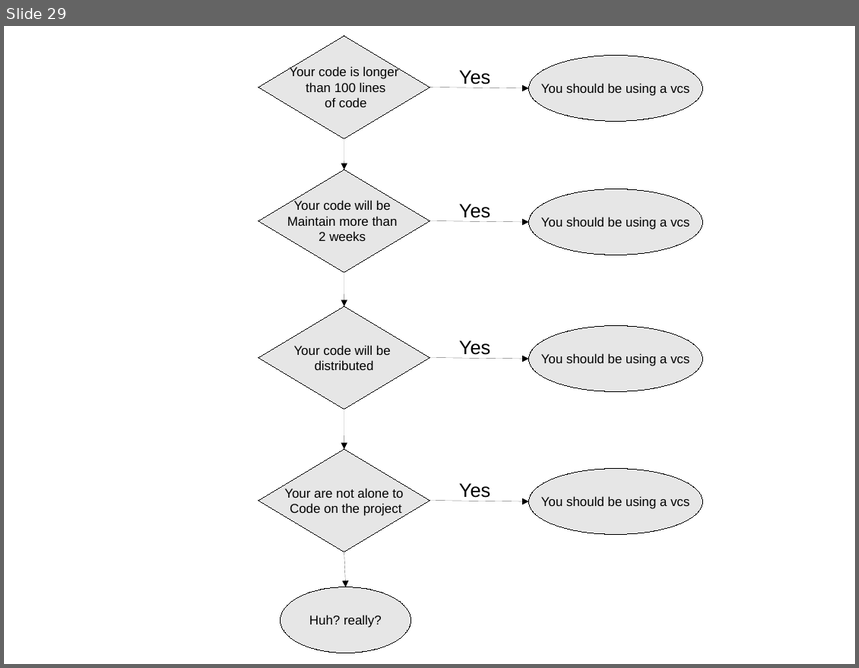
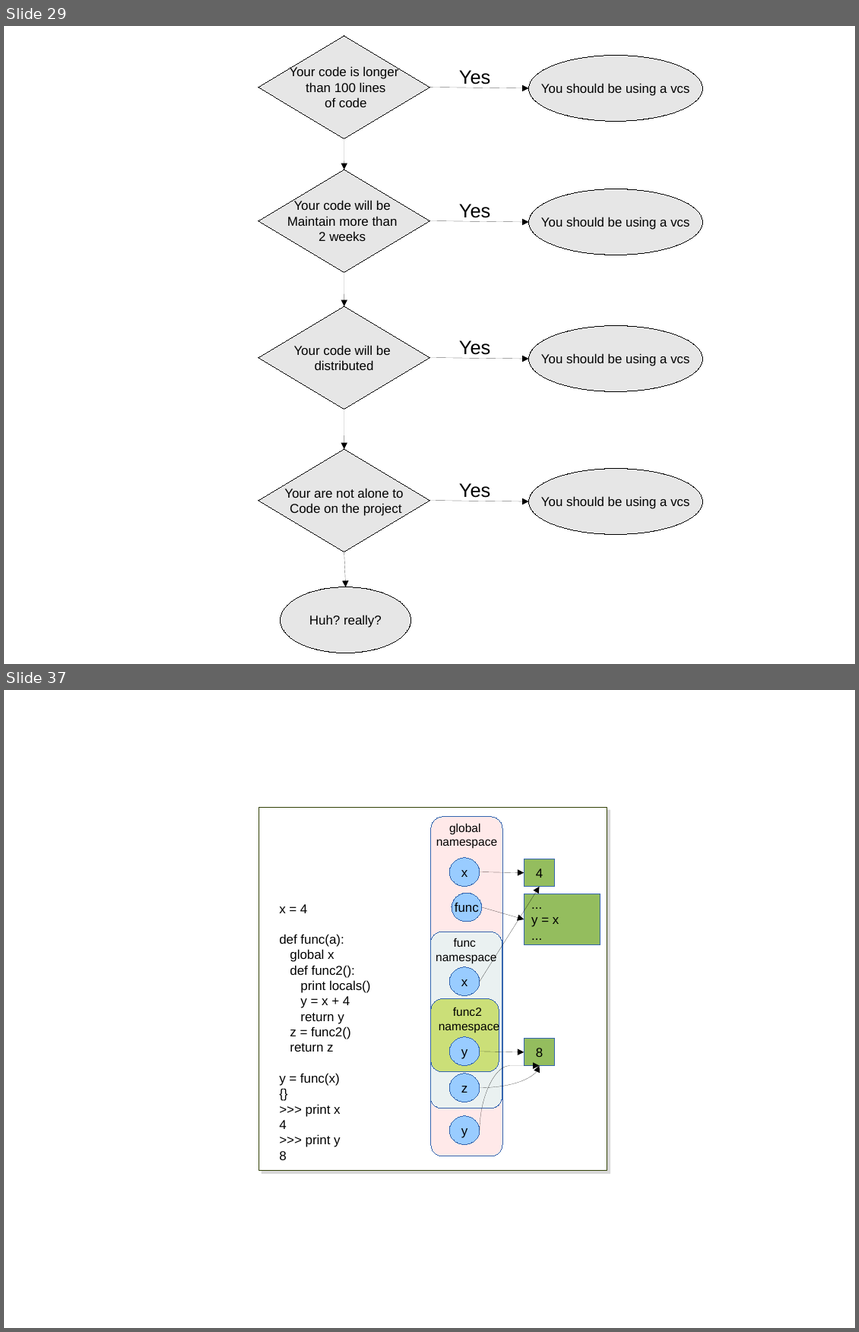
Before and after one commit to C3BI-pasteur-fr/python-course-1, a slide deck: figures.odp. Shown one above the other, each under a label of ours: slide 29 before the commit, slides 29 and 37 after it; the slides between them are not shown. The pictures are 859x668 and 859x1332 pixels, drawn with LibreOffice and Linux fonts; fonts in the diff are those of the drawing. Boxes give left, top, right and bottom in pixels: in the first picture for what was removed or moved away, otherwise in the second. Text is boxed around its words. In the diff, an @@ line names an element or a change of style, - is before the commit and + after.

```diff
--- a/figures.odp
+++ b/figures.odp
@@ slide 37 added at (x1=4, y1=690, x2=855, y2=1328), background #FFFFFF @@
@@ rectangle added at (x1=259, y1=807, x2=607, y2=1171), fill #FFFFFF, outline #314004 0.71 pt @@
@@ freeform shape added at (x1=431, y1=817, x2=503, y2=1157), fill #FFC8C8 at 40% opacity, outline #3465AF 0 pt @@
@@ text added at (x1=436, y1=823, x2=497, y2=849), 11 pt, text #000000 @@
+global
+namespace
@@ ellipse added at (x1=449, y1=858, x2=480, y2=886), fill #99CCFF, outline #3465AF 0 pt, 12 pt, text #000000 @@
+x
@@ rectangle added at (x1=525, y1=859, x2=556, y2=887), fill #94BD5E, outline #3465AF 0 pt, 12 pt, text #000000 @@
+4
@@ ellipse added at (x1=452, y1=893, x2=482, y2=922), fill #99CCFF, outline #3465AF 0 pt, 12 pt, text #000000 @@
+func
@@ arrow added from (480, 872) to (525, 873), #000000 0 pt @@
@@ arrow added from (480, 982) to (540, 887), #000000 0 pt @@
@@ rectangle added at (x1=525, y1=894, x2=601, y2=945), fill #94BD5E, outline #3465AF 0 pt, 12 pt, text #000000 @@
+...
+y = x
+...
@@ text added at (x1=279, y1=904, x2=370, y2=1160), 12 pt, text #000000 @@
+x = 4
+def func(a):
+global x
+def func2():
+print locals()
+y = x + 4
+return y
+z = func2()
+return z
+y = func(x)
+{}
+>>> print x
+4
+>>> print y
+8
@@ arrow added from (482, 907) to (525, 920), #000000 0 pt @@
@@ freeform shape added at (x1=430, y1=932, x2=503, y2=1109), fill #CCFFFF at 40% opacity, outline #3465AF 0 pt @@
@@ text added at (x1=436, y1=938, x2=496, y2=964), 11 pt, text #000000 @@
+func
+namespace
@@ ellipse added at (x1=449, y1=967, x2=480, y2=996), fill #99CCFF, outline #3465AF 0 pt, 12 pt, text #000000 @@
+x
@@ freeform shape added at (x1=431, y1=999, x2=499, y2=1072), fill #AECF00 at 50% opacity, outline #3465AF 0 pt @@
@@ text added at (x1=439, y1=1007, x2=500, y2=1034), 11 pt, text #000000 @@
+func2
+namespace
@@ ellipse added at (x1=449, y1=1037, x2=480, y2=1066), fill #99CCFF, outline #3465AF 0 pt, 12 pt, text #000000 @@
+y
@@ arrow added from (480, 1052) to (525, 1053), #000000 0 pt @@
@@ rectangle added at (x1=525, y1=1038, x2=556, y2=1066), fill #94BD5E, outline #3465AF 0 pt, 12 pt, text #000000 @@
+8
@@ ellipse added at (x1=449, y1=1074, x2=480, y2=1103), fill #99CCFF, outline #3465AF 0 pt, 12 pt, text #000000 @@
+z
@@ curved arrow added from (480, 1087) to (540, 1066), #000000 0 pt @@
@@ curved arrow added from (480, 1131) to (540, 1066), #000000 0 pt @@
@@ ellipse added at (x1=449, y1=1116, x2=480, y2=1145), fill #99CCFF, outline #3465AF 0 pt, 12 pt, text #000000 @@
+y
```
Also in this commit, not shown: 2 slides changed, 15 other slides added, 1 other file.
